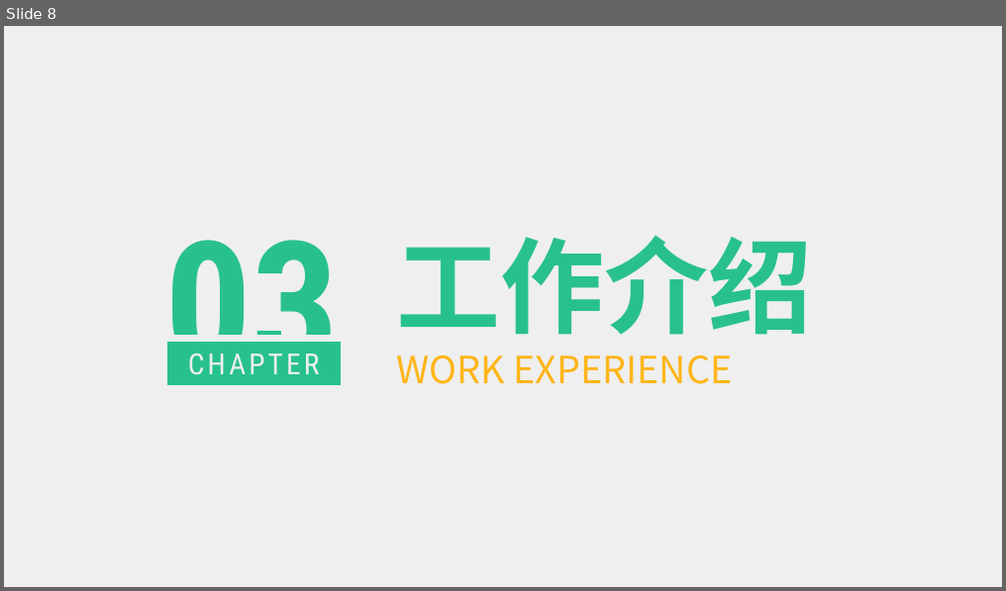
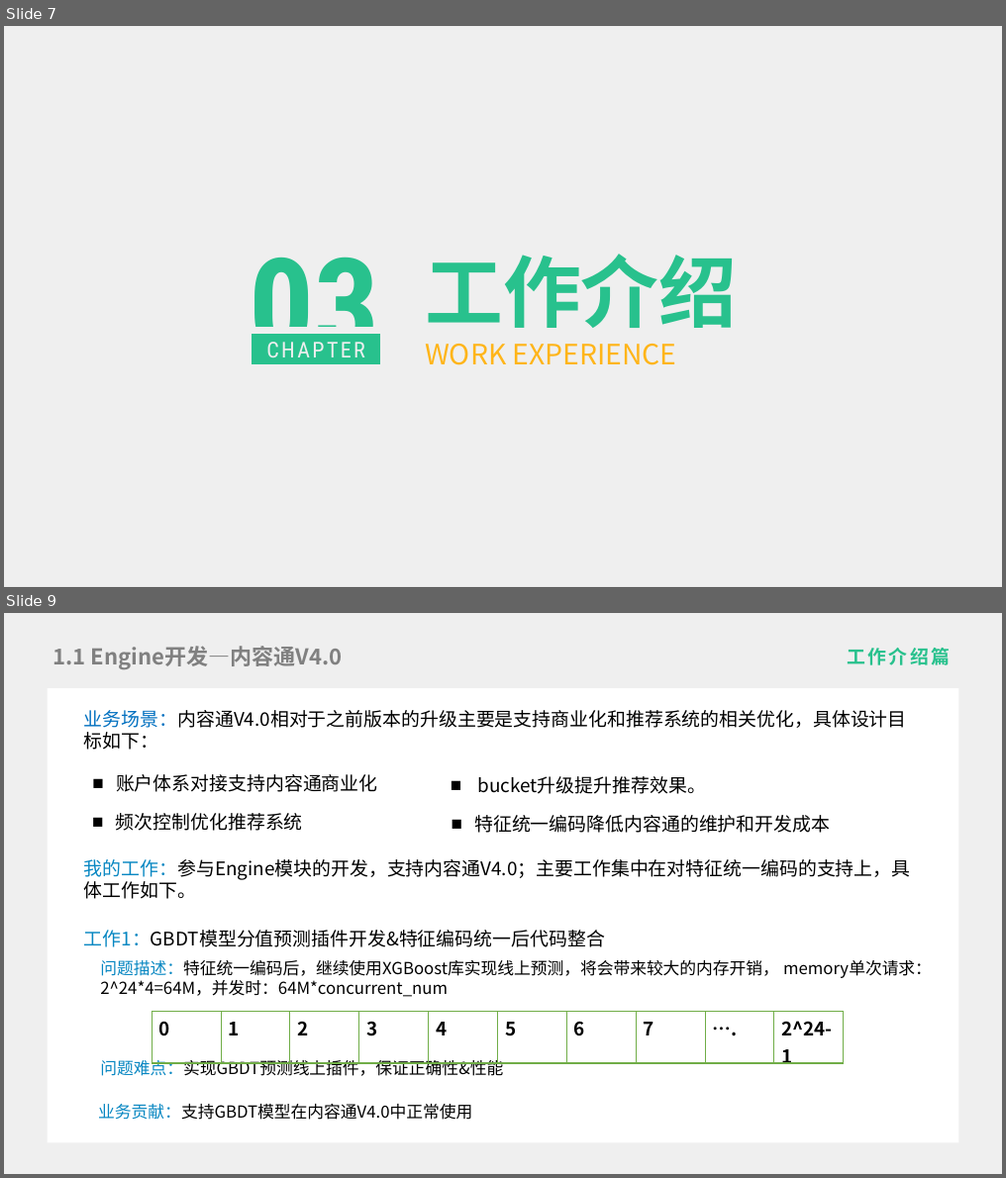
Before and after one commit to liygcoder/workerspace, a slide deck: ppt.pptx. Shown one above the other, each under a label of ours: slide 8 before the commit, slides 7 and 9 after it; the slides between them are not shown. The pictures are 1006x591 and 1006x1178 pixels, drawn with LibreOffice and Linux fonts; fonts in the diff are those of the drawing. Boxes give left, top, right and bottom in pixels: in the first picture for what was removed or moved away, otherwise in the second. Text is boxed around its words. In the diff, an @@ line names an element or a change of style, - is before the commit and + after.

```diff
--- a/ppt.pptx
+++ b/ppt.pptx
@@ slide 9 added at [4, 613, 1002, 1174], background #EFEFEF @@
@@ title added at [54, 646, 343, 669], 21 pt, text #808080, bold @@
+1.1 Engine开发—内容通V4.0
@@ subtitle added at [846, 648, 949, 665], 18 pt, text #28C18D, bold @@
+工作介绍篇
@@ rectangle added at [48, 688, 959, 1144], fill #FFFFFF @@
@@ text added at [84, 710, 907, 750], 18 pt, text #000000 @@
+业务场景：内容通V4.0相对于之前版本的升级主要是支持商业化和推荐系统的相关优化，具体设计目标如下：
@@ text added at [116, 774, 378, 792], 18 pt, text #000000 @@
+■ 账户体系对接支持内容通商业化
@@ text added at [478, 776, 706, 794], 18 pt, text #000000 @@
+■ bucket升级提升推荐效果。
@@ text added at [116, 813, 303, 831], 18 pt, text #000000 @@
+■ 频次控制优化推荐系统
@@ text added at [474, 815, 830, 833], 18 pt, text #000000 @@
+■ 特征统一编码降低内容通的维护和开发成本
@@ text added at [84, 860, 911, 899], 18 pt, text #000000 @@
+我的工作：参与Engine模块的开发，支持内容通V4.0；主要工作集中在对特征统一编码的支持上，具体工作如下。
@@ text added at [84, 930, 605, 948], 18 pt, text #000000 @@
+工作1：GBDT模型分值预测插件开发&特征编码统一后代码整合
@@ text added at [100, 960, 932, 997], 16 pt, text #000000 @@
+问题描述：特征统一编码后，继续使用XGBoost库实现线上预测，将会带来较大的内存开销， memory单次请求：2^24*4=64M，并发时：64M*concurrent_num
@@ table added at [152, 1011, 841, 1068], 1 rows, 10 columns @@
+0 | 1 | 2 | 3 | 4 | 5 | 6 | 7 | …. | 2^24-1
@@ text added at [100, 1058, 503, 1076], 16 pt, text #000000 @@
+问题难点：实现GBDT预测线上插件，保证正确性&性能
@@ text added at [98, 1104, 472, 1120], 16 pt, text #000000 @@
+业务贡献：支持GBDT模型在内容通V4.0中正常使用
@@ what was slide 8 is now slide 7 @@
@@ slide 7 changed as well @@
@@ text "03": place and size @@
-text "03" at [164, 240, 339, 385]
+text "03" at [250, 257, 380, 365]
@@ text "03" at [250, 257, 380, 365]: size 166 to 124.5 pt @@
@@ text "工作介绍": place and size @@
-text "工作介绍" at [397, 235, 813, 384]
+text "工作介绍" at [425, 254, 737, 366]
@@ text "工作介绍" at [425, 254, 737, 366]: size 100 to 75 pt in "工作介绍"; size 36 to 27 pt in "WORK EXPERIENCE" @@
@@ rectangle "CHAPTER": place and size @@
-rectangle "CHAPTER" at [164, 338, 344, 388]
+rectangle "CHAPTER" at [249, 331, 383, 369]
@@ rectangle "CHAPTER" at [249, 331, 383, 369]: size 28 to 21 pt, letter spacing 3 to 2.2 pt @@
```
Also in this commit, not shown: 12 other slides changed, 5 other slides added, 7 slides removed.
